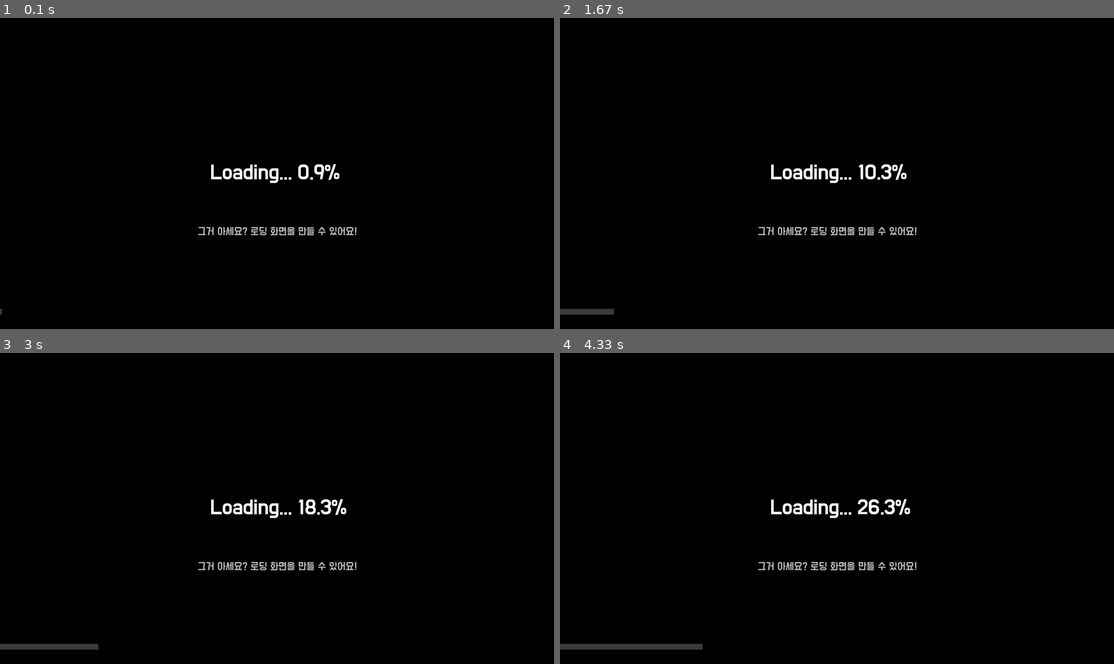
Above: before the commit, frames 1-4 (two rows, left to right).
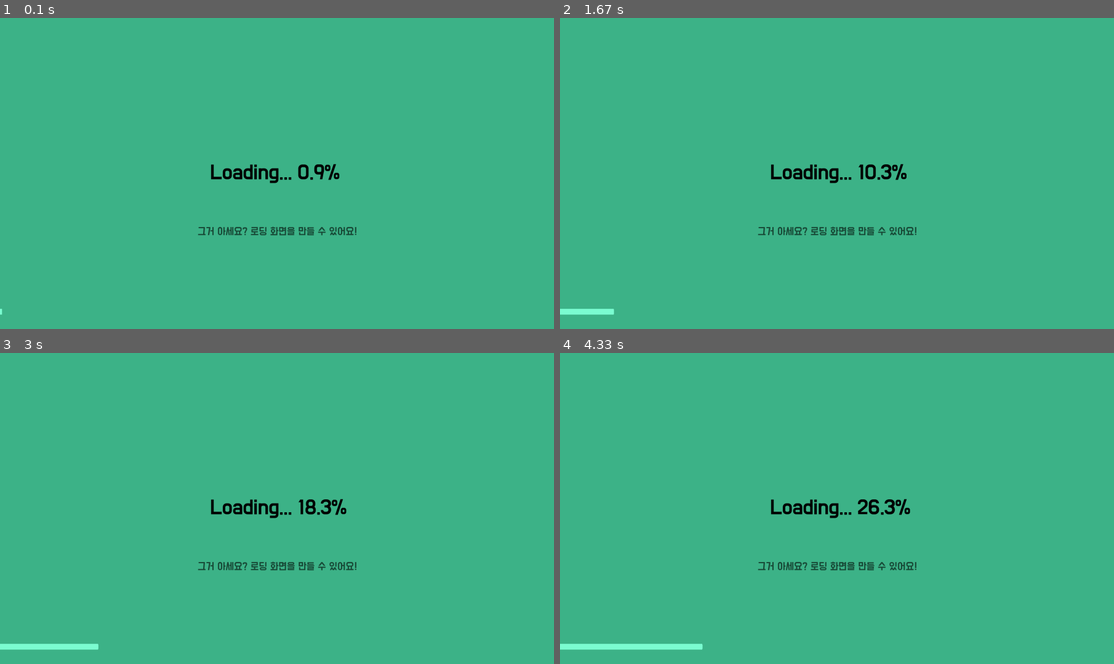
Above: after the commit, the same moments.

Repository: Dano-Sato/REMO-Engine-with-100-Examples-Pygame-
Game: pygame game, started from 14-loading.py
Same seed, same stepped clock (60 frames per second), same inputs: the game is played once before the commit and once after it.
Inputs:
- Up to frame 1 (0.1 s): no input
- Up to frame 2 (1.67 s): hold Left 0.33-0.87 s; hold Left 0.9-1.37 s; hold Left from 1.4 s (still down)
- Up to frame 3 (3 s): release Left at 1.87 s; hold Left 1.9-2.43 s; hold Left 2.47-2.93 s; hold Left from 2.97 s (still down)
- Up to frame 4 (4.33 s): release Left at 3.43 s; hold Left 3.47-4 s; hold Left from 4.03 s (still down)

The runs differ from the first frame. In frame 1, 100% of the frame differs, in the area x 0-100%, y 0-100%; in frame 2, 100%; in frame 3, 100%; in frame 4, 100%.

Commit message:
loading 커스텀, 보간함수 연구

Diff:
--- a/14-loading.py
+++ b/14-loading.py
@@ -51,20 +51,33 @@
         cls.progressBar = rectObj(pygame.Rect(-10,0,Rs.screenRect().width+10,20),color=Cs.grey25)
         cls.progressBar.y = Rs.screenRect().height - cls.progressBar.rect.height - 50
         cls.renderLoadingScreen = cls.drawDefault
+        cls.bgColor = None
 
     @classmethod
-    def setCaption(cls,caption):
+    def custom(cls,*,caption="",bgColor=None,textColor=None,barColor=None,captionColor=None):
         '''
-        로딩 화면의 캡션을 설정합니다.
+        로딩 화면을 커스터마이즈합니다.
         '''
-        cls.caption = textObj(caption,size=30,color=Cs.grey75)
-        cls.caption.center = Rs.screenRect().center + RPoint(0,200)
+        if caption:
+            cls.caption = textObj(caption,size=30,color=Cs.grey75)
+            cls.caption.center = Rs.screenRect().center + RPoint(0,200)
+        if bgColor:
+            cls.bgColor = bgColor
+        if textColor:
+            cls.centerText.color = textColor
+        if barColor:
+            cls.progressBar.color = barColor
+        if captionColor:
+            cls.caption.color = captionColor
+
 
     @classmethod
     def drawDefault(cls):
         '''
         기본 로딩 화면을 그리는 함수입니다.
         '''
+        if cls.bgColor:
+            Rs.fillScreen(cls.bgColor)
         cls.centerText.text = f"Loading... {cls.progress:.1f}%"
         cls.centerText.draw()
         if cls.caption:
@@ -81,7 +94,7 @@
 class mainScene(Scene):
     def initOnce(self):
         loading.init()
-        loading.setCaption("그거 아세요? 로딩 화면을 만들 수 있어요!")
+        loading.custom(caption="그거 아세요? 로딩 화면을 만들 수 있어요!",bgColor=Cs.mint,textColor=Cs.black,barColor=Cs.aquamarine,captionColor=Cs.dark(Cs.mint))
         objs = []
         for i in range(100000):
             # 무거운 함수들 (팩토리얼, 오브젝트 생성 등)
@@ -90,7 +103,7 @@
                 objs.append(textObj(f"{i}",size=20))
                 loading.updateProgress(i/1000)
         loading.updateProgress(100)
-        self.layout = layoutObj(childs=objs)
+        self.layout = scrollLayout(pygame.Rect(0,0,500,1000),childs=objs)
         return
     def init(self):
         return
--- /dev/null
+++ b/15-rmath.py
@@ -0,0 +1,141 @@
+from REMOLib import *
+import numpy as np
+
+
+
+class interpolateMode(Enum):
+    LINEAR = auto()
+    EXPONENTIAL = auto()
+    BOUNCE = auto()
+    ELASTIC = auto()
+    QUADRATIC = auto()
+
+class RMath:
+    @classmethod
+    def _interpolate(cls,a, b, t, interpolation=lambda x:x):
+        """ a와 b 사이를 t만큼 보간하고, 벡터 혹은 스칼라 값을 처리합니다.
+        :param a: 시작 값 또는 벡터
+        :param b: 끝 값 또는 벡터
+        :param t: 보간 계수 (0에서 1 사이)
+        :param mode: 보간 모드 ('linear', 'exponential', 'bounce', 'elastic', 'quadratic')
+        :param smoothness: 부드러움 조절 인자
+        :return: 보간된 값 또는 벡터
+        """
+
+        # t 값이 범위를 넘지 않도록 클램핑
+        t = np.clip(t, 0.0, 1.0)
+        t = interpolation(t)
+        # 벡터 또는 스칼라 보간 처리
+        if isinstance(a, (list, tuple, np.ndarray)):
+            a = np.array(a)
+            b = np.array(b)
+        return a + (b - a) * t
+
+    @classmethod
+    def lerp(cls,start,dest,t):
+        '''
+        선형 보간을 수행합니다.
+        '''
+        return cls._interpolate(start,dest,t)
+
+    @classmethod
+    def easein(cls,start,dest,t):
+        '''
+        가속 보간을 수행합니다.
+        '''
+        return cls._interpolate(start,dest,t,lambda x: x**3)
+
+    @classmethod
+    def easeout(cls,start,dest,t):
+        '''
+        감속 보간을 수행합니다.
+        '''
+        return cls._interpolate(start,dest,t,lambda x: 1-(1-x)**3)
+
+    @classmethod
+    def smooth(cls,start,dest,t):
+        '''
+        시작과 끝이 부드러운 보간을 수행합니다.
+        '''
+        return cls._interpolate(start,dest,t,lambda t: t**3 * (t * (6 * t - 15) + 10))
+
+    @classmethod
+    def _exponential(cls,t, smoothness=1.0):
+        """ 지수적으로 보간 (t ** smoothness) """
+        return t ** smoothness
+
+    @classmethod
+    def _bounce(cls, t):
+        """ 바운스 보간 (강도 조절 가능) """
+
+        if t < 1 / 2.75:
+            return (7.5625 * t * t)
+        elif t < 2 / 2.75:
+            t -= 1.5 / 2.75
+            return (7.5625 * t * t + 0.75)
+        elif t < 2.5 / 2.75:
+            t -= 2.25 / 2.75
+            return (7.5625 * t * t + 0.9375)
+        else:
+            t -= 2.625 / 2.75
+            return (7.5625 * t * t + 0.984375)
+
+    @classmethod
+    def _elastic(cls,t, smoothness=1.0):
+        """ 탄성 보간 """
+        if t == 0 or t == 1:
+            return t
+        p = smoothness * 0.3
+        a = 1.0
+        s = p / 4
+        t -= 1
+        return -(a * math.pow(2, 10 * t) * math.sin((t - s) * (2 * math.pi) / p))
+
+    @classmethod
+    def _quadratic(cls,t, smoothness=1.0):
+        """ 2차 함수 보간 (t^smoothness) """
+        return t ** smoothness * (2 - t)
+#게임 오브젝트들을 선언하는 곳입니다.
+class Obj:
+    None
+
+class mainScene(Scene):
+    def initOnce(self):
+        self.t = 0
+        self.testObj = textObj("TEST",size=30)
+        self.start = RPoint(100,500)
+        self.dest = RPoint(1000,500)
+        return
+    def init(self):
+        return
+    def update(self):
+        if self.t < 1:
+            self.t += 0.01
+            self.testObj.center = RMath.easein(self.start,self.dest,self.t)
+        return
+    def draw(self):
+        self.testObj.draw()
+        return
+
+
+class defaultScene(Scene):
+    def initOnce(self):
+        return
+    def init(self):
+        return
+    def update(self):
+        return
+    def draw(self):
+        return
+
+class Scenes:
+    mainScene = mainScene()
+
+
+if __name__=="__main__":
+    #Screen Setting
+    window = REMOGame(window_resolution=(1920,1080),screen_size=(1920,1080),fullscreen=False,caption="DEFAULT")
+    window.setCurrentScene(Scenes.mainScene)
+    window.run()
+
+    # Done! Time to quit.
